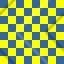
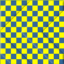
Layers edited between the first and the second 64×64 image:
painted on "Bricks" over bbox(0, 0, 64, 64)
painted on "INSERT PATTERN HERE" over bbox(0, 0, 64, 64)
